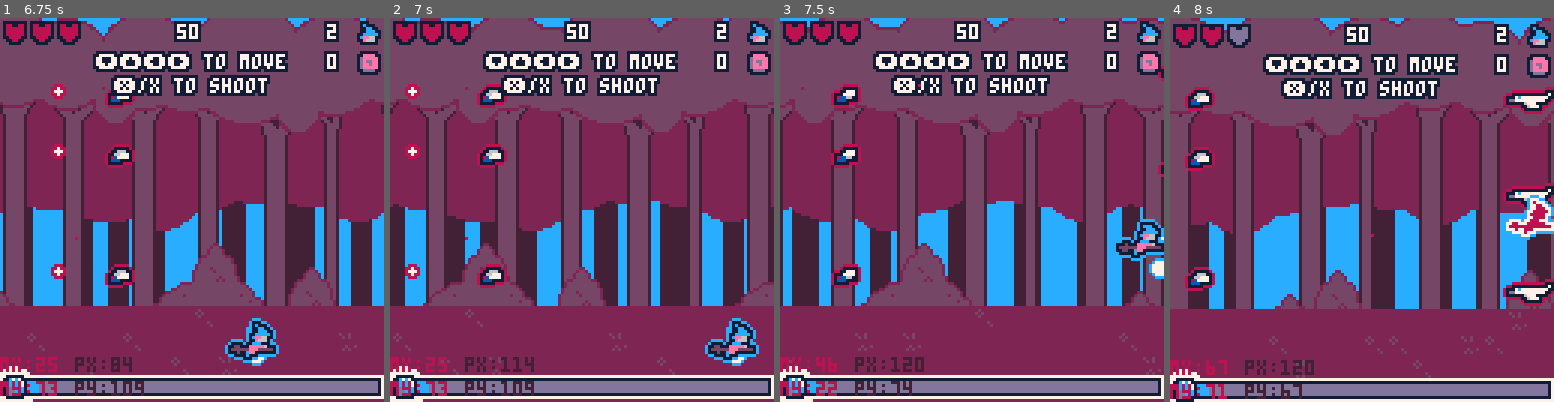
Above: before the commit, frames 1-4 (left to right).
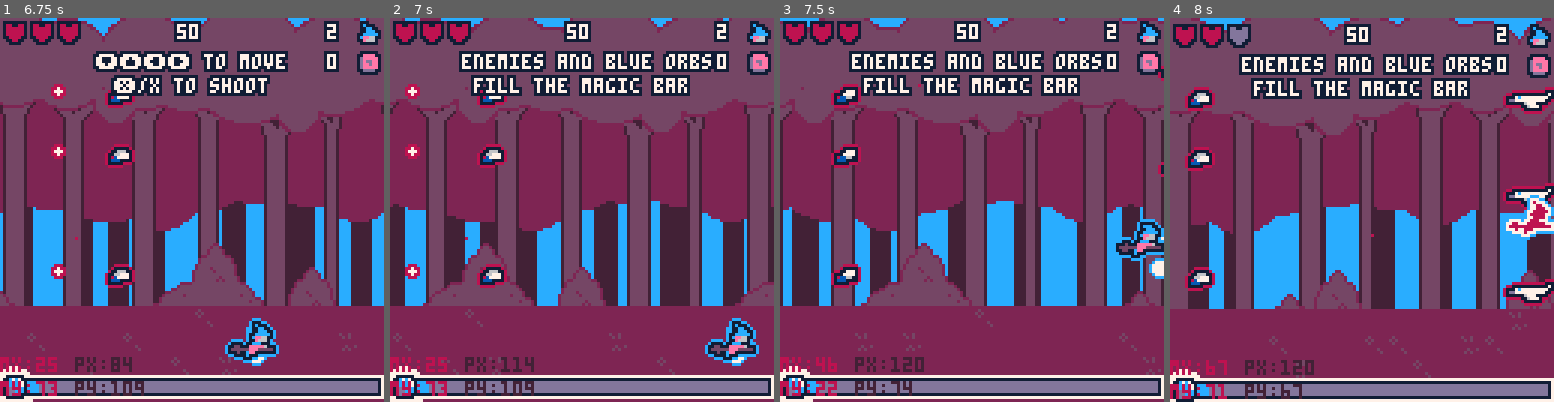
Above: after the commit, the same moments.

Repository: roseblack02/pico8-witch_blaster
Game: PICO-8 cartridge witch_blaster.p8
The game is run twice, just before and just after one commit, with the same random seed, the same clock (stepped at 60 frames per second) and the same inputs.
Inputs (mouse positions are in pixels of both pictures, inside the frame that each line leads up to):
- Up to frame 1 (6.75 s): tap X (X key) at 0.33, 1.07, 1.85, 2.97, 4.08, 5.2, 6.32 s; click (280, 121) at 0.67 s; tap O (Z key) at 0.7, 1.7, 2.1, 2.5, 2.9, 3.3, 3.7, 4.1, 4.5, 4.9, 5.3, 5.7, 6.1, 6.5 s; click (46, 267) at 1.22 s; hold Right 1.6-2.1 s; click (107, 114) at 1.77 s; hold Up 2.15-2.42 s; click (172, 259) at 2.32 s; hold Right 2.47-3.03 s; click (234, 106) at 2.87 s; hold Left 3.08-3.58 s; click (295, 256) at 3.42 s; hold Down 3.63-3.97 s; click (61, 102) at 3.97 s; hold Right 4.02-4.68 s; click (122, 248) at 4.52 s; hold Up 4.73-5.03 s; click (184, 94) at 5.07 s; hold Left 5.08-5.68 s; click (249, 244) at 5.62 s; hold Down 5.73-6.03 s; hold Right 6.08-6.58 s; click (311, 90) at 6.17 s; hold Right from 6.63 s (still down); click (76, 236) at 6.72 s
- Up to frame 2 (7 s): keep holding Right; tap O (Z key) at 6.9 s
- Up to frame 3 (7.5 s): release Right at 7.13 s; hold Up 7.18-7.45 s; click (918, 83) at 7.27 s; tap O (Z key) at 7.3 s; tap X (X key) at 7.43 s
- Up to frame 4 (8 s): hold Right from 7.5 s (still down); tap O (Z key) at 7.7 s; click (1369, 229) at 7.82 s

Frame 1 is identical in both runs. In frame 2, 4.2% of the frame differs, in the area x 17-85%, y 8-21%; in frame 3, 4.2%; in frame 4, 4.2%, in the area x 17-85%, y 9-22%.

Commit message:
updates to tutorial text
extra info in tutorial text about magic level and enemy drops

Diff:
--- a/witch_blaster.p8
+++ b/witch_blaster.p8
@@ -472,7 +472,7 @@
 
 	--powerup
 	--dont show powerup text during tutorial
-	if(not(level==1 and level_timer<20)) outlined_text(player.powerup,64-(#player.powerup*2)-1,12,7,1)
+	if(not(level==1 and level_timer<26)) outlined_text(player.powerup,64-(#player.powerup*2)-1,12,7,1)
 
 	--lives
 	outlined_text(player.lives,109,2,7,1)
@@ -505,8 +505,10 @@
 
 	--tutorial text
 	if level==1 and not level_clear then
-		if(level_timer<10) outlined_text("⬇️⬆️⬅️➡️ to move",32,12,7,1) outlined_text("❎/x to shoot",38,20,7,1)
-		if(level_timer>10 and level_timer<20) outlined_text("🅾️/z to blast",38,12,7,1) outlined_text("when magic bar is full",20,20,7,1)
+		if(level_timer<7) outlined_text("⬇️⬆️⬅️➡️ to move",32,12,7,1) outlined_text("❎/x to shoot",38,20,7,1)
+		if(level_timer>7 and level_timer<12) outlined_text("enemies and blue orbs",24,12,7,1) outlined_text("fill the magic bar",28,20,7,1)
+		if(level_timer>12 and level_timer<19) outlined_text("🅾️/z to blast",38,12,7,1) outlined_text("when magic bar is full",20,20,7,1)
+		if(level_timer>19 and level_timer<26) outlined_text("enemies also drop",30,12,7,1) outlined_text("coins, powerups and hp",22,20,7,1)
 	end
 end
 
